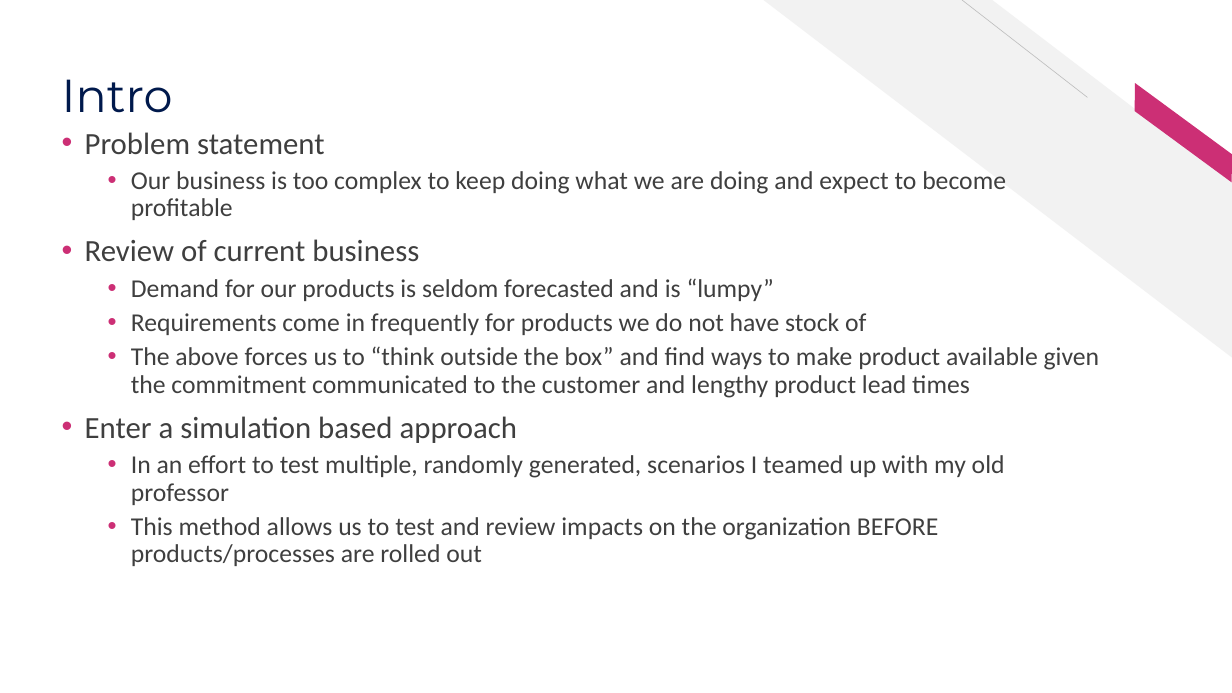
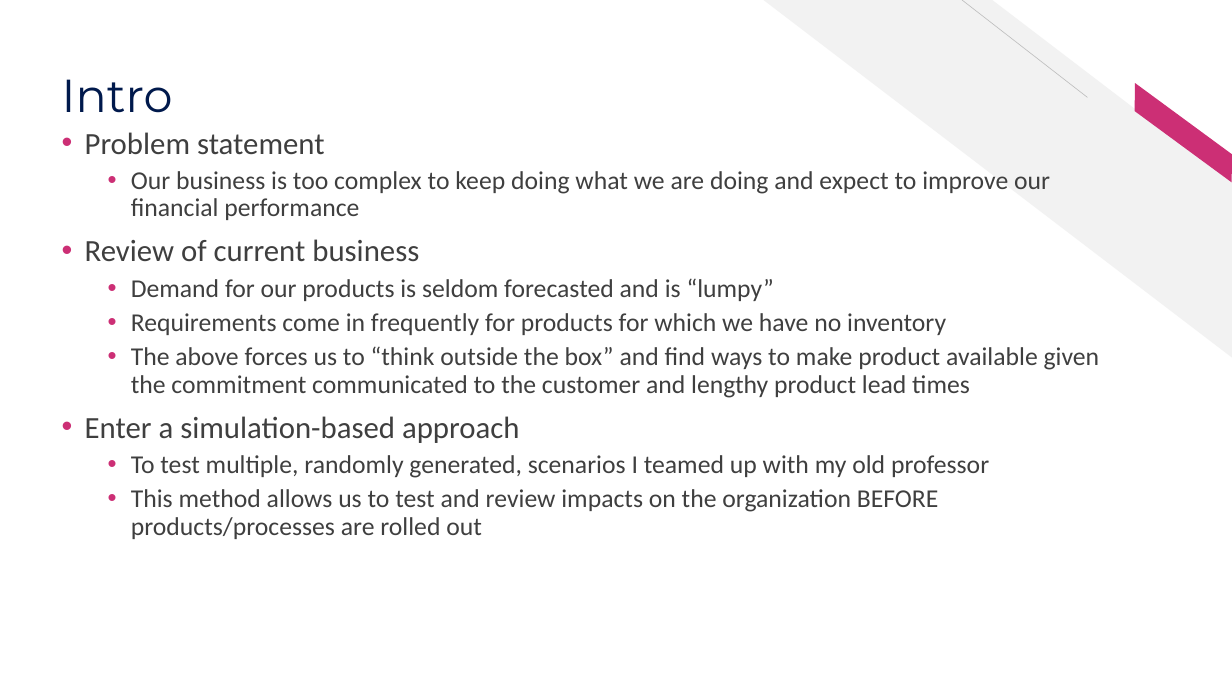
Before and after one commit to kschubert417/Inventory-Project, a slide deck: slide 3 of Presentation.pptx. Drawn at 1232x693 pixels with LibreOffice and Linux fonts; fonts in the diff are those of the drawing; background and template pictures are left out. Boxes give left, top, right and bottom in pixels: in the first picture for what was removed or moved away, otherwise in the second. Text is boxed around its words. In the diff, an @@ line names an element or a change of style, - is before the commit and + after.

```diff
--- a/Presentation.pptx
+++ b/Presentation.pptx
@@ text at bbox=[131, 171, 1050, 220]: text changed @@
-  • Our business is too complex to keep doing what we are doing and expect to become profitable
+  • Our business is too complex to keep doing what we are doing and expect to improve our financial performance
@@ text at bbox=[131, 313, 946, 335]: text changed @@
-  • Requirements come in frequently for products we do not have stock of
+  • Requirements come in frequently for products for which we have no inventory
@@ text at bbox=[85, 416, 989, 478]: text changed @@
-• Enter a simulation based approach
-  • In an effort to test multiple, randomly generated, scenarios I teamed up with my old professor
+• Enter a simulation-based approach
+  • To test multiple, randomly generated, scenarios I teamed up with my old professor
```
Also in this commit, not shown: 1 other slide changed, 3 other files.
